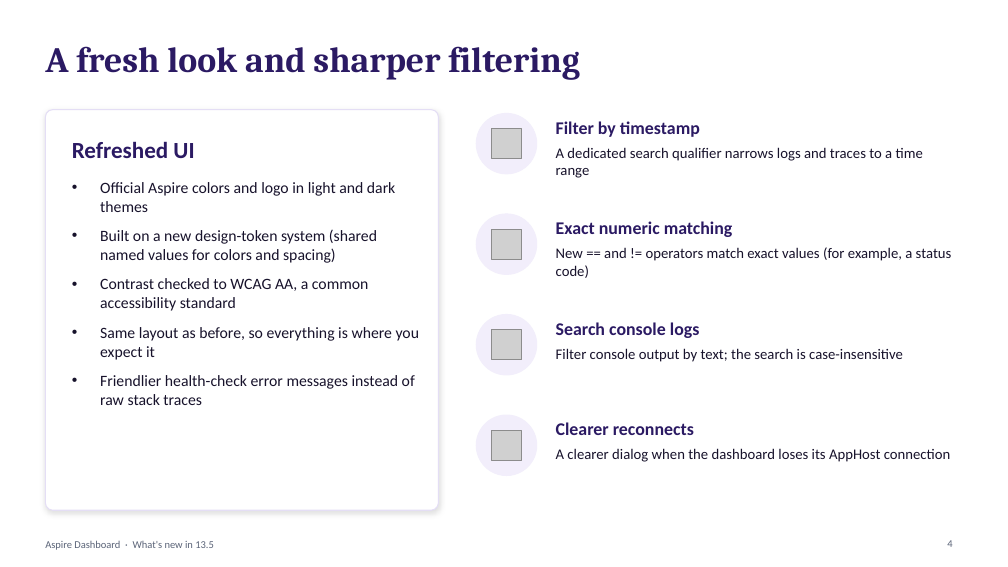
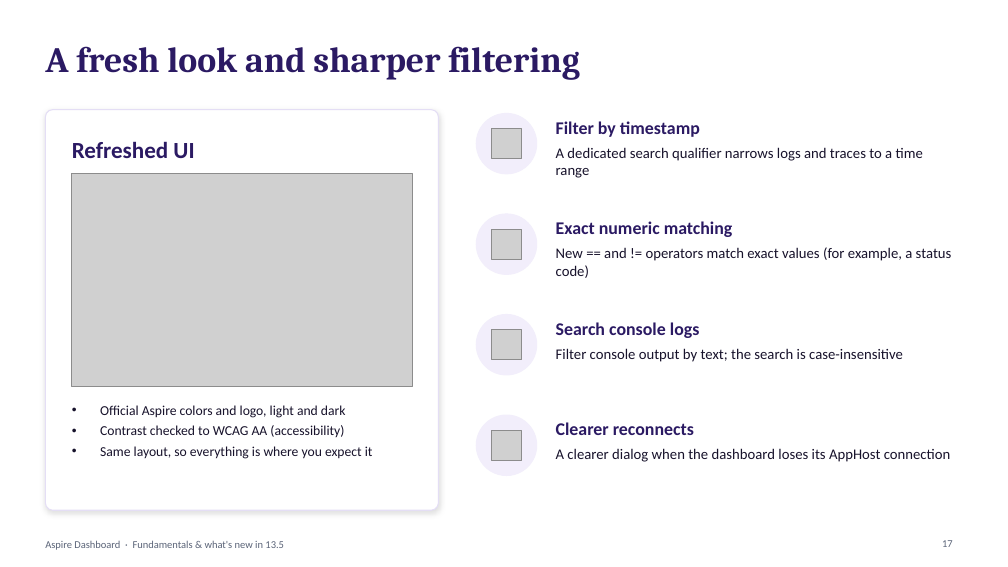
Before and after one commit to mcdmags/aspire-dashboard, a slide deck: slide 17 of aspire-dashboard-13-5.pptx (slide 4 before the commit). Drawn at 1008x567 pixels with LibreOffice and Linux fonts; fonts in the diff are those of the drawing; grey boxes stand for pictures. Boxes give left, top, right and bottom in pixels: in the first picture for what was removed or moved away, otherwise in the second. Text is boxed around its words. In the diff, an @@ line names an element or a change of style, - is before the commit and + after.

Commit message:
Added fundamentals and concise version

```diff
--- a/aspire-dashboard-13-5.pptx
+++ b/aspire-dashboard-13-5.pptx
@@ picture added at [72,174,412,386] @@
@@ text at [100,405,373,459]: text changed; size 15 to 13 pt @@
-• Official Aspire colors and logo in light and dark themes
-• Built on a new design-token system (shared named values for colors and spacing)
-• Contrast checked to WCAG AA, a common accessibility standard
-• Same layout as before, so everything is where you expect it
-• Friendlier health-check error messages instead of raw stack traces
+• Official Aspire colors and logo, light and dark
+• Contrast checked to WCAG AA (accessibility)
+• Same layout, so everything is where you expect it
@@ text at [45,540,284,550]: text changed @@
-Aspire Dashboard · What's new in 13.5
+Aspire Dashboard · Fundamentals & what's new in 13.5
@@ page number at [942,540,953,547]: text changed @@
-4
+17
```
Also in this commit, not shown: 12 other slides changed, 19 slides added, 5 slides removed, 1 other file.
